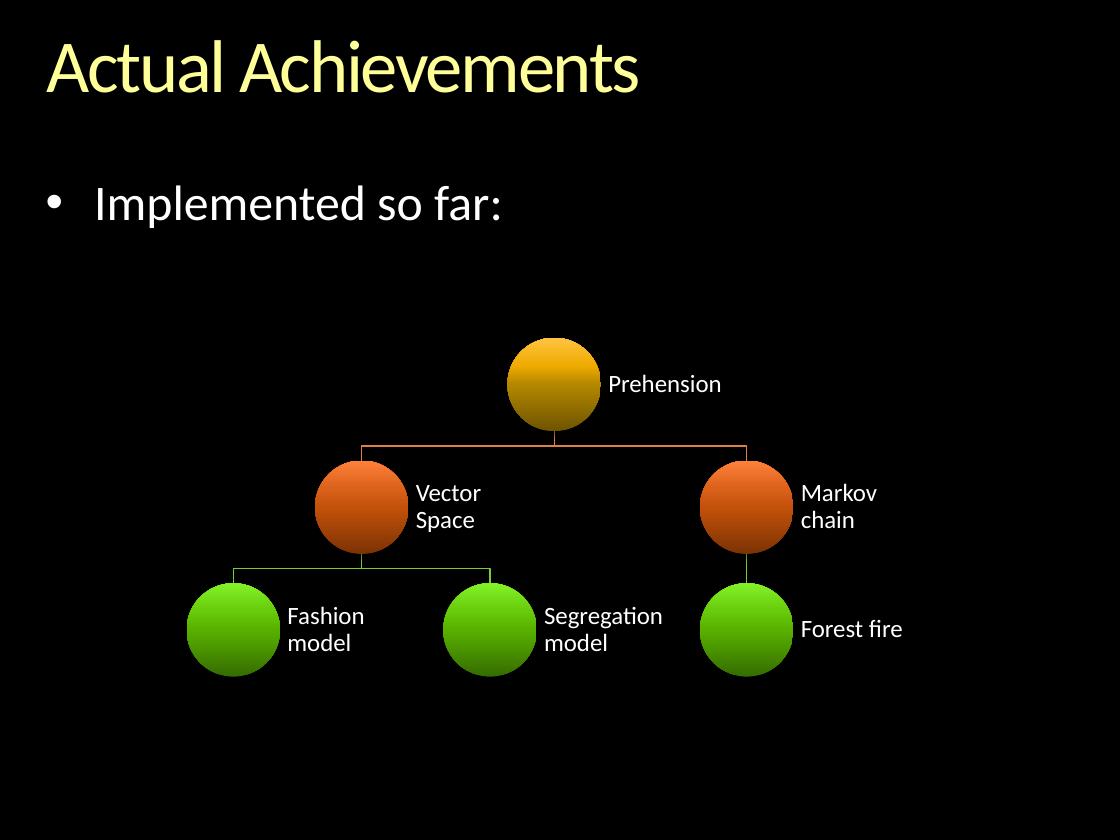
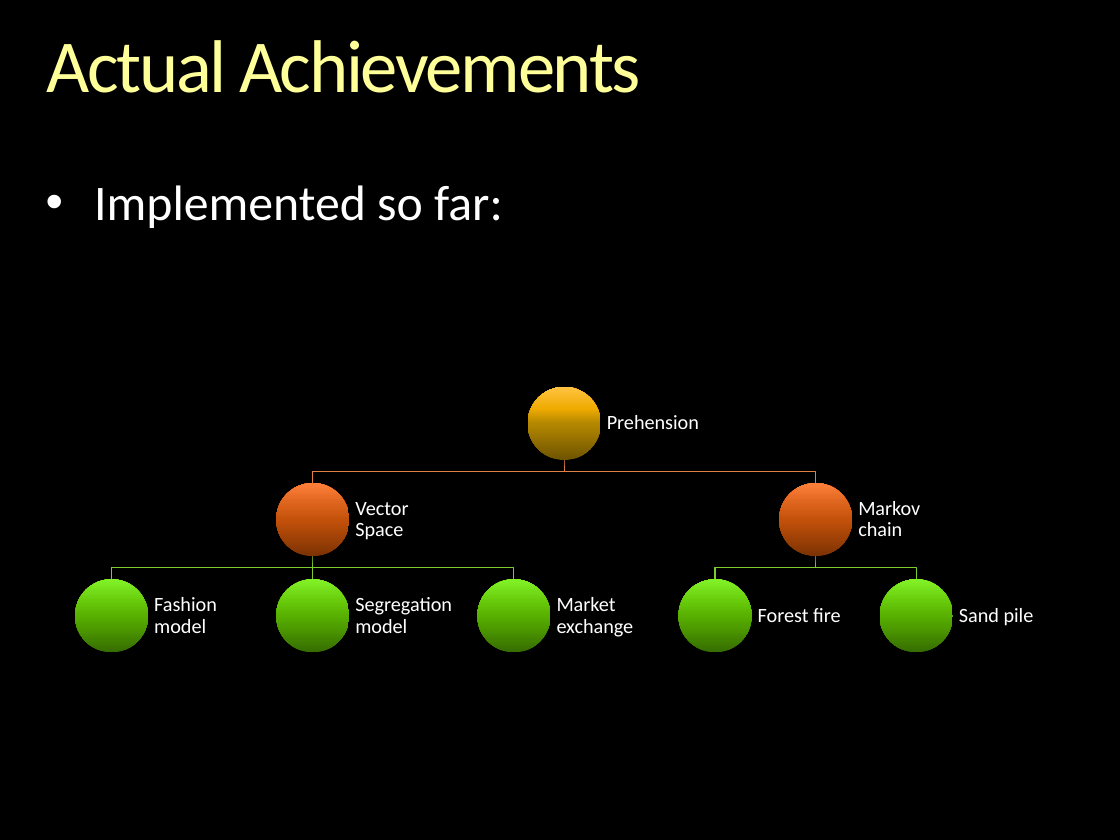
Before and after one commit to gcallah/indras_net, a slide deck: slide 28 of docs/ABMsAsAlgebraic.pptx. Drawn at 1120x840 pixels with LibreOffice and Linux fonts; fonts in the diff are those of the drawing; background and template pictures are left out. Boxes give left, top, right and bottom in pixels: in the first picture for what was removed or moved away, otherwise in the second. Text is boxed around its words. In the diff, an @@ line names an element or a change of style, - is before the commit and + after.

Commit message:
Further work on PyGotham presentation.

```diff
--- a/docs/ABMsAsAlgebraic.pptx
+++ b/docs/ABMsAsAlgebraic.pptx
@@ ellipse: place and size @@
-ellipse at [507, 338, 600, 431]
+ellipse at [528, 386, 600, 459]
@@ text "Prehension": place and size @@
-text "Prehension" at [608, 374, 721, 393]
+text "Prehension" at [607, 415, 699, 429]
@@ freeform shape: place and size @@
-freeform shape at [362, 431, 554, 460]
+freeform shape at [312, 460, 564, 484]
@@ freeform shape: place and size @@
-freeform shape at [554, 431, 747, 460]
+freeform shape at [564, 460, 816, 484]
@@ ellipse: place and size @@
-ellipse at [315, 460, 408, 553]
+ellipse at [277, 483, 349, 556]
@@ text "Vector Space": place and size @@
-text "Vector Space" at [416, 485, 481, 532]
+text "Vector Space" at [355, 502, 408, 540]
@@ ellipse: place and size @@
-ellipse at [700, 460, 793, 553]
+ellipse at [780, 483, 852, 556]
@@ text "Markov chain": place and size @@
-text "Markov chain" at [801, 483, 877, 528]
+text "Markov chain" at [858, 501, 920, 536]
@@ freeform shape: place and size @@
-freeform shape at [233, 554, 362, 584]
+freeform shape at [112, 557, 314, 580]
@@ freeform shape: place and size @@
-freeform shape at [362, 554, 491, 584]
+freeform shape at [312, 557, 514, 580]
@@ freeform shape: place and size @@
-freeform shape at [741, 554, 753, 584]
+freeform shape at [715, 557, 815, 580]
@@ text "Fashion model": place and size @@
-text "Fashion model" at [287, 606, 364, 651]
+text "Fashion model" at [154, 597, 217, 633]
@@ ellipse: place and size @@
-ellipse at [187, 584, 280, 676]
+ellipse at [277, 579, 349, 652]
@@ size 16 to 13 pt; less space between paragraphs in 6 elements at [858, 501, 920, 536], [607, 415, 699, 429], [758, 608, 841, 622], [355, 502, 408, 540], [154, 597, 217, 633], [355, 597, 452, 633] @@
@@ text "Segregation model": place and size @@
-text "Segregation model" at [544, 607, 663, 651]
+text "Segregation model" at [355, 597, 452, 633]
@@ ellipse: place and size @@
-ellipse at [444, 584, 536, 676]
+ellipse at [477, 579, 550, 652]
@@ ellipse: place and size @@
-ellipse at [700, 584, 793, 676]
+ellipse at [679, 579, 752, 652]
@@ text "Forest fire": place and size @@
-text "Forest fire" at [801, 620, 903, 637]
+text "Forest fire" at [758, 608, 841, 622]
@@ group added at [75, 557, 1034, 652]: 2 freeform shapes, 2 ellipses, 2 texts @@
+Market exchange
+Sand pile
```
